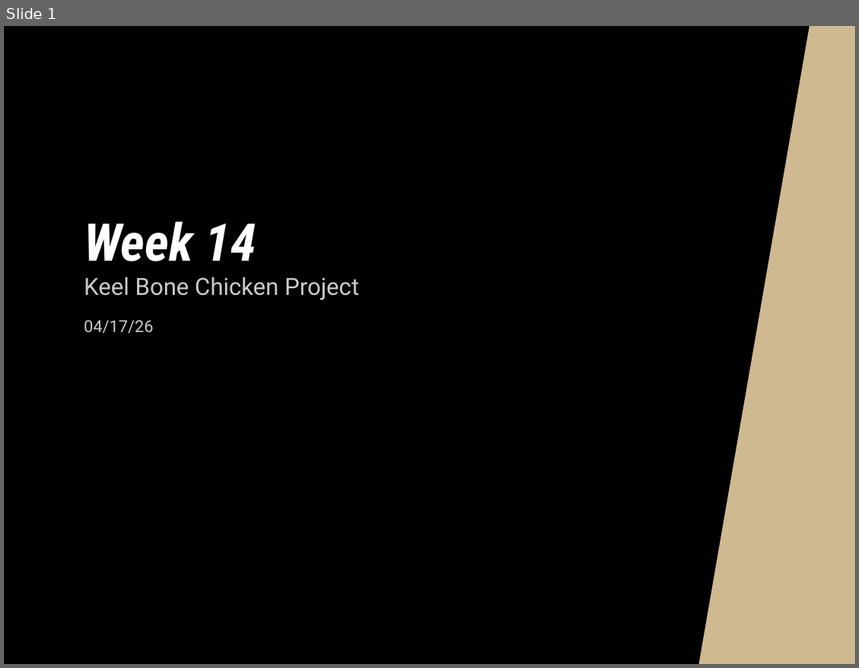
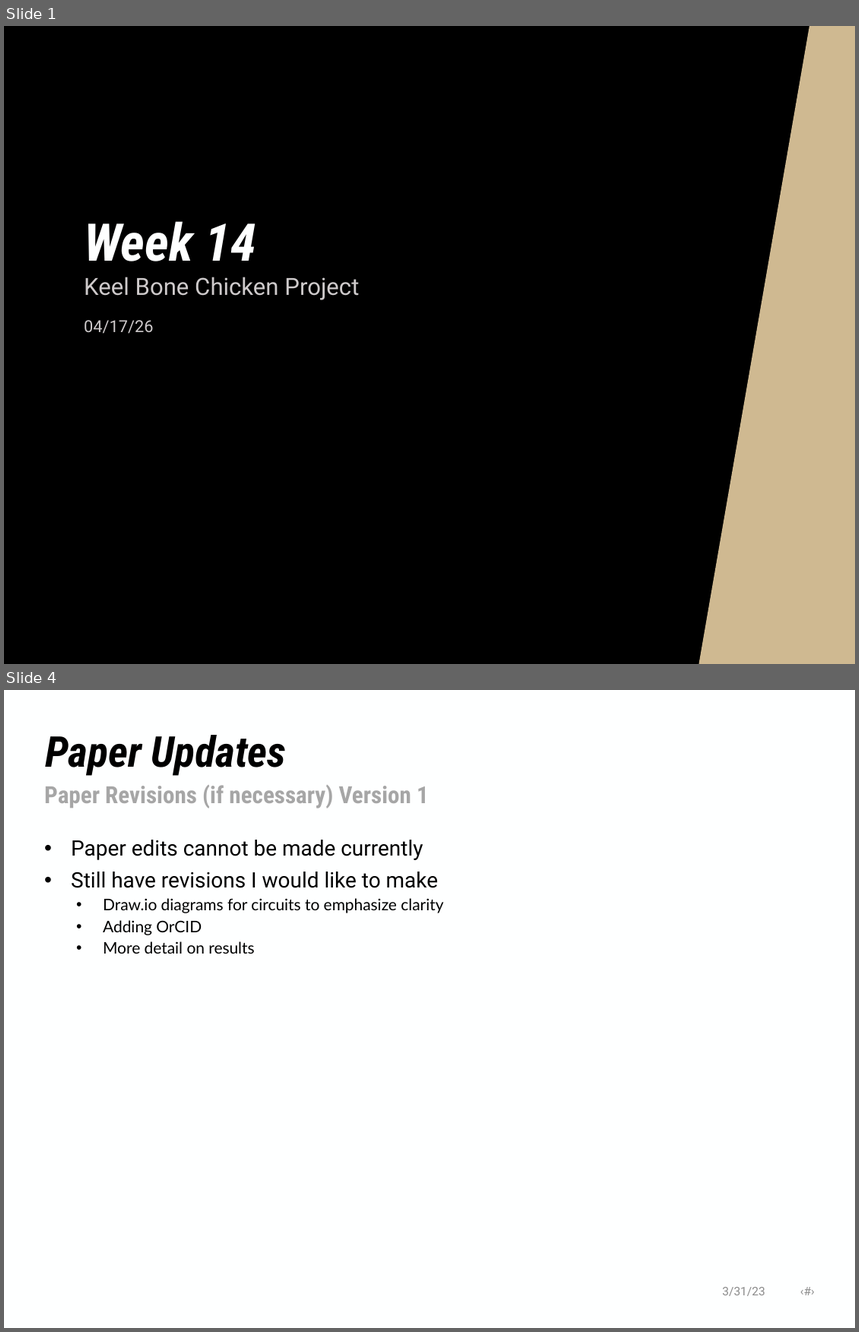
Before and after one commit to NHuang58/Biomedical_Device_PCB, a slide deck: Documentation/Slides/Week_31.pptx. Shown one above the other, each under a label of ours: slide 1 before the commit, slides 1 and 4 after it; the slides between them are not shown. The pictures are 859x668 and 859x1332 pixels, drawn with LibreOffice and Linux fonts; fonts in the diff are those of the drawing; background and template pictures are left out. Boxes give left, top, right and bottom in pixels: in the first picture for what was removed or moved away, otherwise in the second. Text is boxed around its words. In the diff, an @@ line names an element or a change of style, - is before the commit and + after.

```diff
--- a/Documentation/Slides/Week_31.pptx
+++ b/Documentation/Slides/Week_31.pptx
@@ slide 4 added at (4, 690, 855, 1328), background #FEFFFF @@
@@ title added at (45, 735, 287, 776), 36 pt, text #000000, bold, italic @@
+Paper Updates
@@ text added at (44, 785, 429, 809), 20 pt, text #A6A6A6, bold @@
+Paper Revisions (if necessary) Version 1
@@ text added at (71, 840, 443, 954), 13.5 pt, text #000000 @@
+• Paper edits cannot be made currently
+• Still have revisions I would like to make
+  • Draw.io diagrams for circuits to emphasize clarity
+  • Adding OrCID
+  • More detail on results
@@ text added at (722, 1287, 765, 1296), 10 pt, text #8C8C8C @@
+3/31/23 ‹#›
```
Also in this commit, not shown: 2 slides changed, 4 other slides added, 4 other files.
